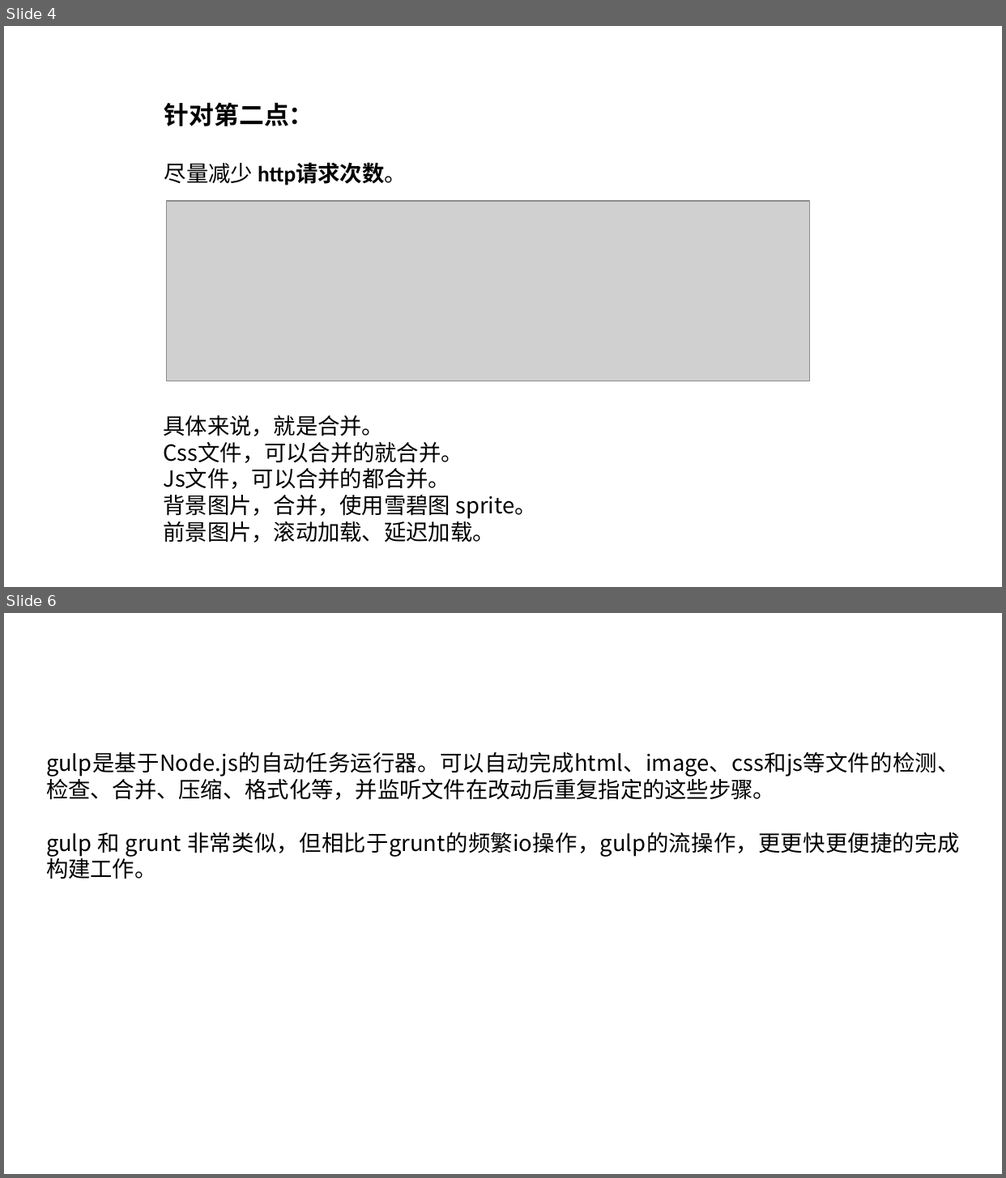
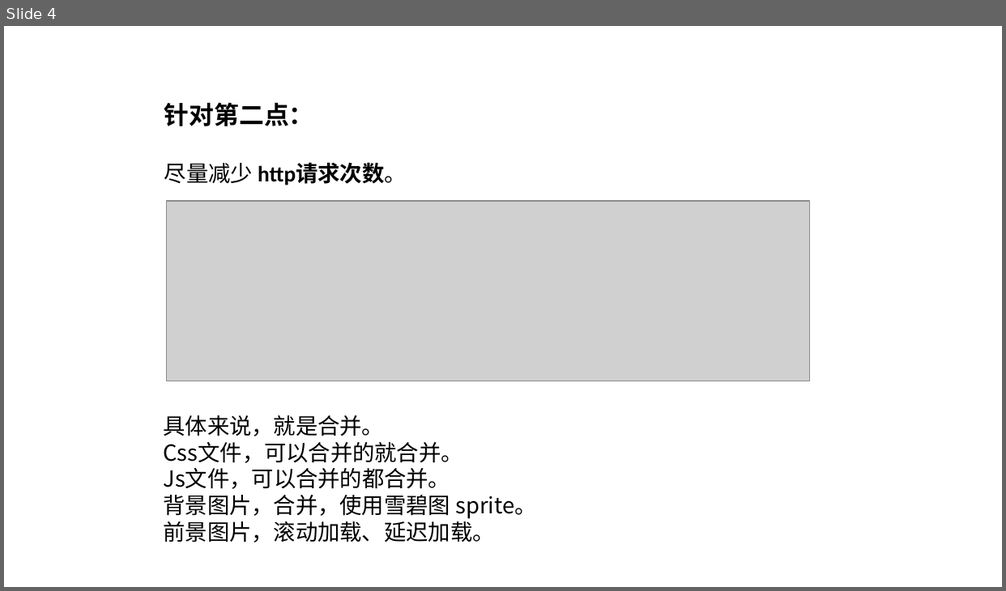
Before and after one commit to JSFFZL/Courseware-PPT, a slide deck: gulp.pptx. Shown one above the other, each under a label of ours: slides 4 and 6 before the commit, slide 4 after it; the slides between them are not shown. The pictures are 1006x1178 and 1006x591 pixels, drawn with LibreOffice and Linux fonts; fonts in the diff are those of the drawing; grey boxes stand for pictures; background and template pictures are left out. Boxes give left, top, right and bottom in pixels: in the first picture for what was removed or moved away, otherwise in the second. Text is boxed around its words. In the diff, an @@ line names an element or a change of style, - is before the commit and + after.

```diff
--- a/gulp.pptx
+++ b/gulp.pptx
@@ slide 6 removed at box(4, 613, 1002, 1174), background #FFFFFF @@
@@ text removed at box(46, 752, 960, 879) @@
-gulp是基于Node.js的自动任务运行器。可以自动完成html、image、css和js等文件的检测、检查、合并、压缩、格式化等，并监听文件在改动后重复指定的这些步骤。
-gulp 和 grunt 非常类似，但相比于grunt的频繁io操作，gulp的流操作，更更快更便捷的完成构建工作。
```
Also in this commit, not shown: 5 slides changed, 1 slide added, 1 other slide removed, 3 other files.
